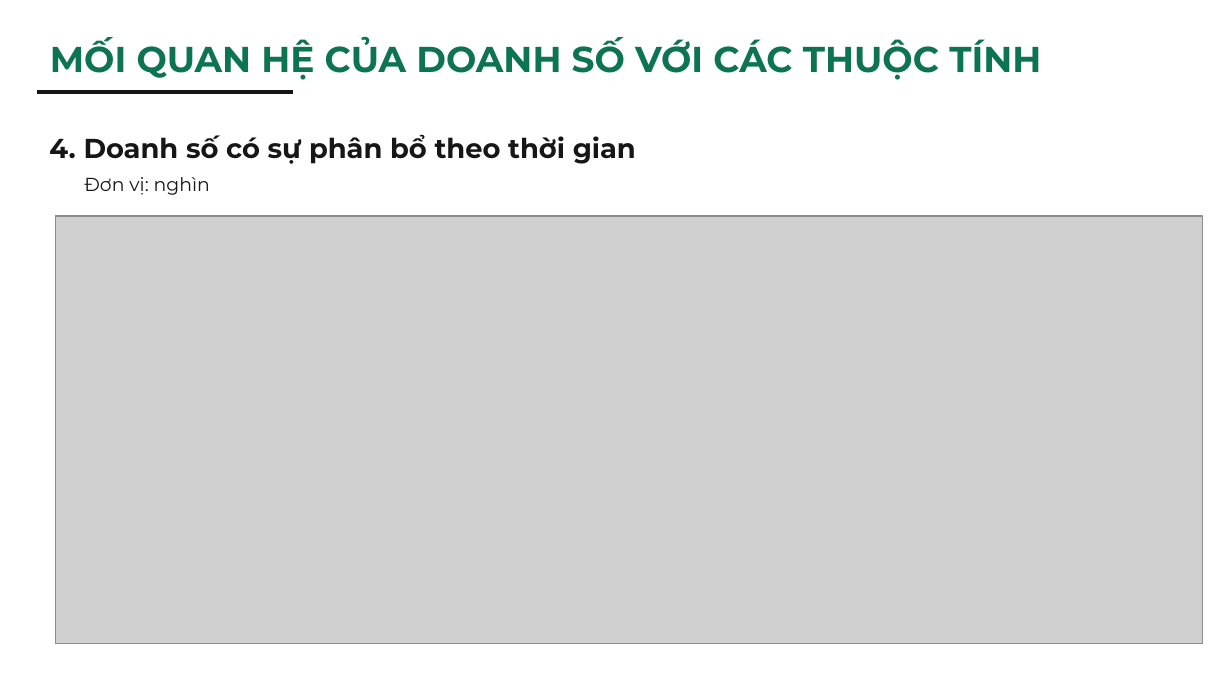
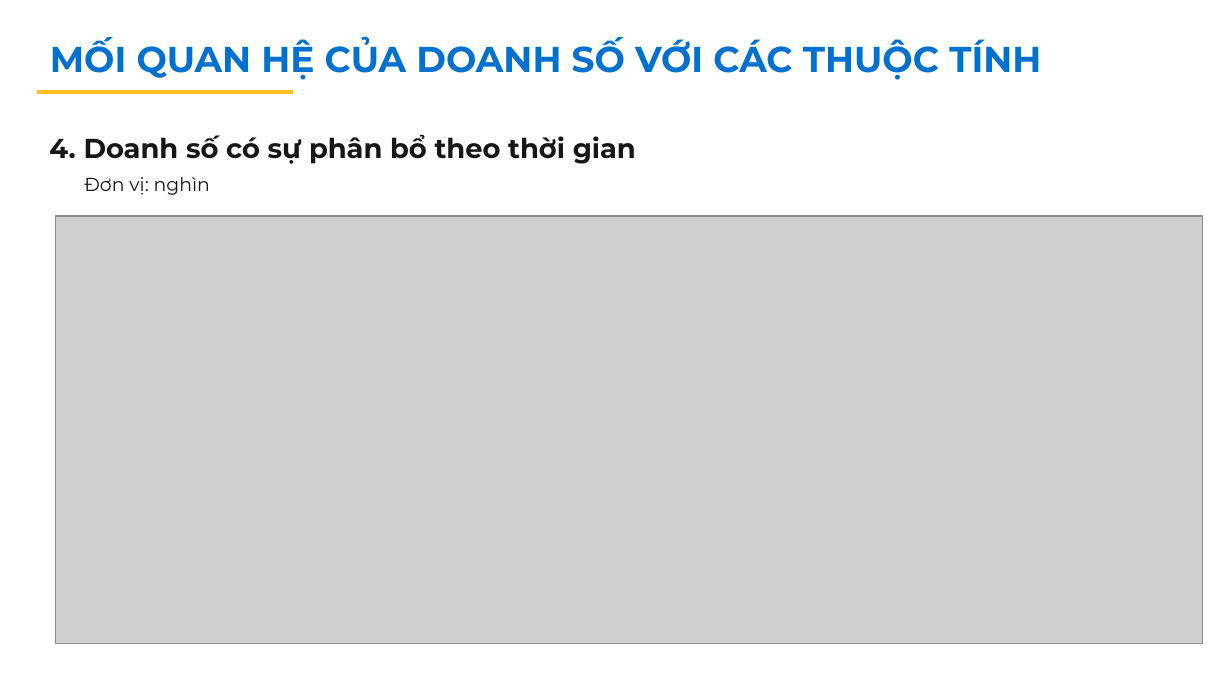
Before and after one commit to passat05/retail-data-analysis, a slide deck: slide 8 of ThoiTV_Retail_Data_Analysis.pptx. Drawn at 1232x693 pixels with LibreOffice and Linux fonts; fonts in the diff are those of the drawing; grey boxes stand for pictures. Boxes give left, top, right and bottom in pixels: in the first picture for what was removed or moved away, otherwise in the second. Text is boxed around its words. In the diff, an @@ line names an element or a change of style, - is before the commit and + after.

```diff
--- a/ThoiTV_Retail_Data_Analysis.pptx
+++ b/ThoiTV_Retail_Data_Analysis.pptx
@@ text "MỐI QUAN HỆ CỦA DOANH ..." at (50, 38, 1041, 80): text colour #0D7453 to #0071CE @@
@@ line (37, 92) - (293, 92): stroke #161616 2.25 pt to #FFC220 2.25 pt @@
```
Also in this commit, not shown: 8 other slides changed.
